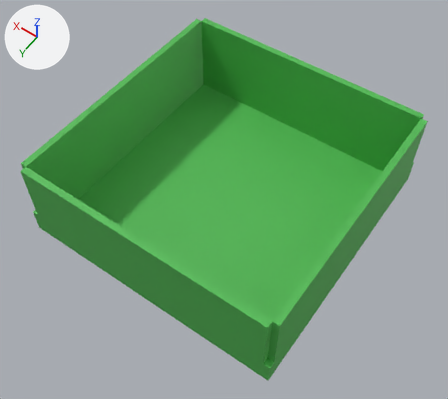
An edit to the Blender file res/models/Ground.blend, drawn before and after from the same camera.
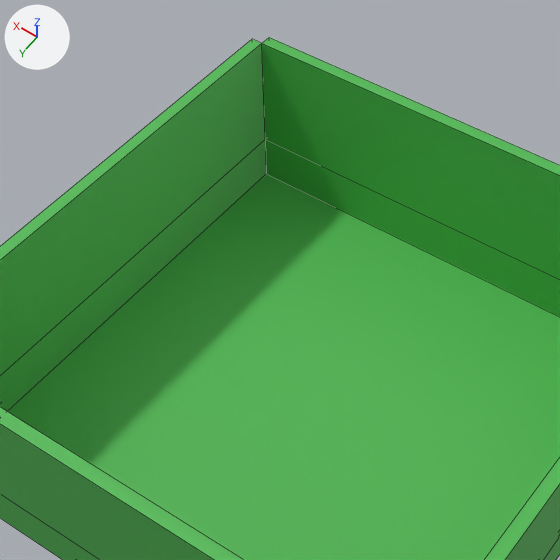
Each version appears first whole from a camera (50 mm lens) standing at (-34.5, 49.7, 78.1) and looking at (-0.9, 2.7, 4.3), and next in a close-up on the part from 17% to 77% of the width and 0% to 68% of the height. The lights are fixed; the arrows at upper left show +X, +Y and +Z. The close-ups show mesh edges as thin lines.
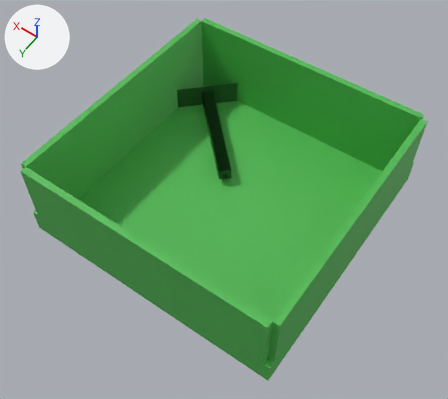
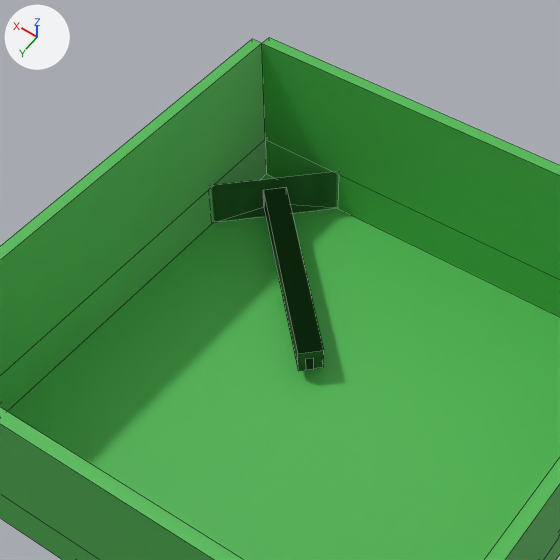
Location of each change, (x1, y1, x2, y2) in pixels of the close-ups (560 x 560 px):
```json
{"object": "Tunnel_normals_flipped", "change": "added", "after": [211, 172, 337, 371], "on screen": "green"}
{"object": "Tunnel", "change": "added", "after": [211, 172, 337, 367], "on screen": "green"}
```

Scene script edits in JSON lines:
```json
{"op": "add", "block": "mat_material_003", "code": ["mat_material_003 = principled_material('Material.003')", "mat_material_003.base_color = (0.0355, 0.191, 0.0376)  # dark green #357937"]}
{"op": "add", "block": "mat_material_002", "code": ["mat_material_002 = principled_material('Material.002')", "mat_material_002.base_color = (0.0355, 0.191, 0.0376)  # dark green #357937"]}
{"op": "add", "block": "me_cube_002", "code": ["me_cube_002 = bpy.data.meshes.new('Cube.002')", "me_cube_002.from_pydata([(-1.0, -0.64, -1.0), (-1.0, -0.64, 1.0), (-1.0, 1.0, -1.0), (-1.0, 1.0, 1.0), (1.0, -0.64, -1.0), (1.0, -0.64, 1.0), (1.0, 1.0, -1.0), (1.0, 1.0, 1.0), (-5.63, -0.64, -2.15), (-5.63, -0.64, 2.15), (5.63, -0.64, -2.15), (5.63, -0.64, 2.15), (0.37, 1.0, -1.0), (-0.23, 1.0, -1.0), (0.38, 1.0, 0.3), (-0.25, 1.0, 0.32), (-0.96, -0.64, 0.96), (0.94, -0.64, 0.96), (0.95, -0.64, -0.96), (-0.97, -0.64, -0.97)], [], [(0, 2, 3, 1), (2, 13, 15, 14, 12, 6, 7, 3), (6, 4, 5, 7), (2, 0, 4, 6, 12, 13), (7, 5, 1, 3), (10, 8, 19, 18), (8, 9, 11, 10, 18, 17, 16, 19)])", "me_cube_002.materials.append(mat_material_003)  # dark green #357937"]}
{"op": "add", "block": "me_cube_001", "code": ["me_cube_001 = bpy.data.meshes.new('Cube.001')", "me_cube_001.from_pydata([(-1.0, -0.64, -1.0), (-1.0, -0.64, 1.0), (-1.0, 1.0, -1.0), (-1.0, 1.0, 1.0), (1.0, -0.64, -1.0), (1.0, -0.64, 1.0), (1.0, 1.0, -1.0), (1.0, 1.0, 1.0), (-5.63, -0.64, -2.15), (-5.63, -0.64, 2.15), (5.63, -0.64, -2.15), (5.63, -0.64, 2.15), (0.37, 1.0, -1.0), (-0.23, 1.0, -1.0), (0.38, 1.0, 0.3), (-0.25, 1.0, 0.32), (-0.96, -0.64, 0.96), (0.94, -0.64, 0.96), (0.95, -0.64, -0.96), (-0.97, -0.64, -0.97)], [], [(0, 1, 3, 2), (2, 3, 7, 6, 12, 14, 15, 13), (6, 7, 5, 4), (2, 13, 12, 6, 4, 0), (7, 3, 1, 5), (10, 18, 19, 8), (8, 19, 16, 17, 18, 10, 11, 9)])", "me_cube_001.materials.append(mat_material_002)  # dark green #357937"]}
{"op": "add", "block": "ob_tunnel_normals_flipped", "code": ["ob_tunnel_normals_flipped = bpy.data.objects.new('Tunnel_normals_flipped', me_cube_002)", "ob_tunnel_normals_flipped.location = (11.0, -11.0, 2.02)", "ob_tunnel_normals_flipped.rotation_mode = 'XZY'", "ob_tunnel_normals_flipped.rotation_euler = (0.0, 0.0, 0.785)  # degrees (0, 0, 45)", "ob_tunnel_normals_flipped.scale = (1.0, 11.5, 1.0)"]}
{"op": "add", "block": "ob_tunnel", "code": ["ob_tunnel = bpy.data.objects.new('Tunnel', me_cube_001)", "ob_tunnel.location = (11.0, -11.0, 2.02)", "ob_tunnel.rotation_mode = 'XZY'", "ob_tunnel.rotation_euler = (0.0, 0.0, 0.785)  # degrees (0, 0, 45)", "ob_tunnel.scale = (1.0, 11.5, 1.0)"]}
```
